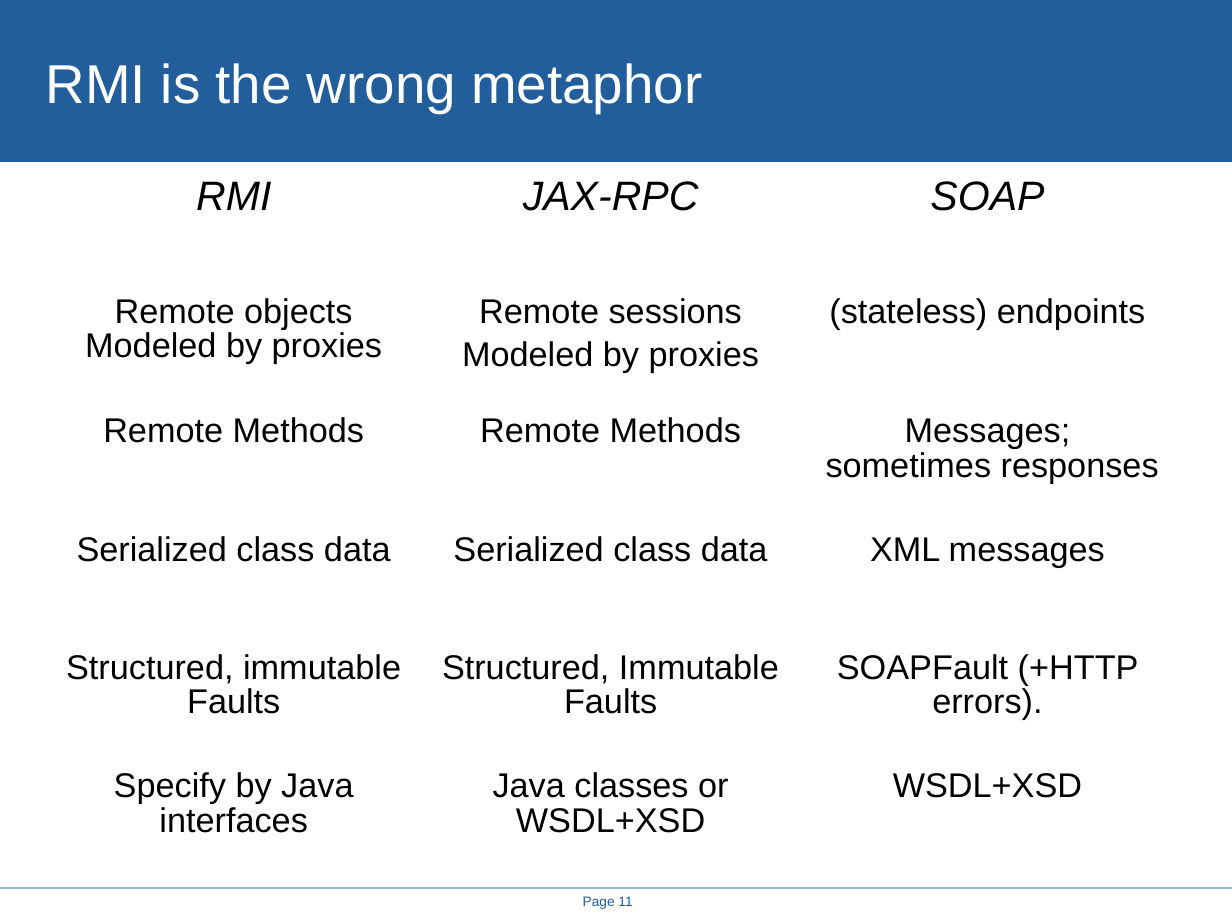
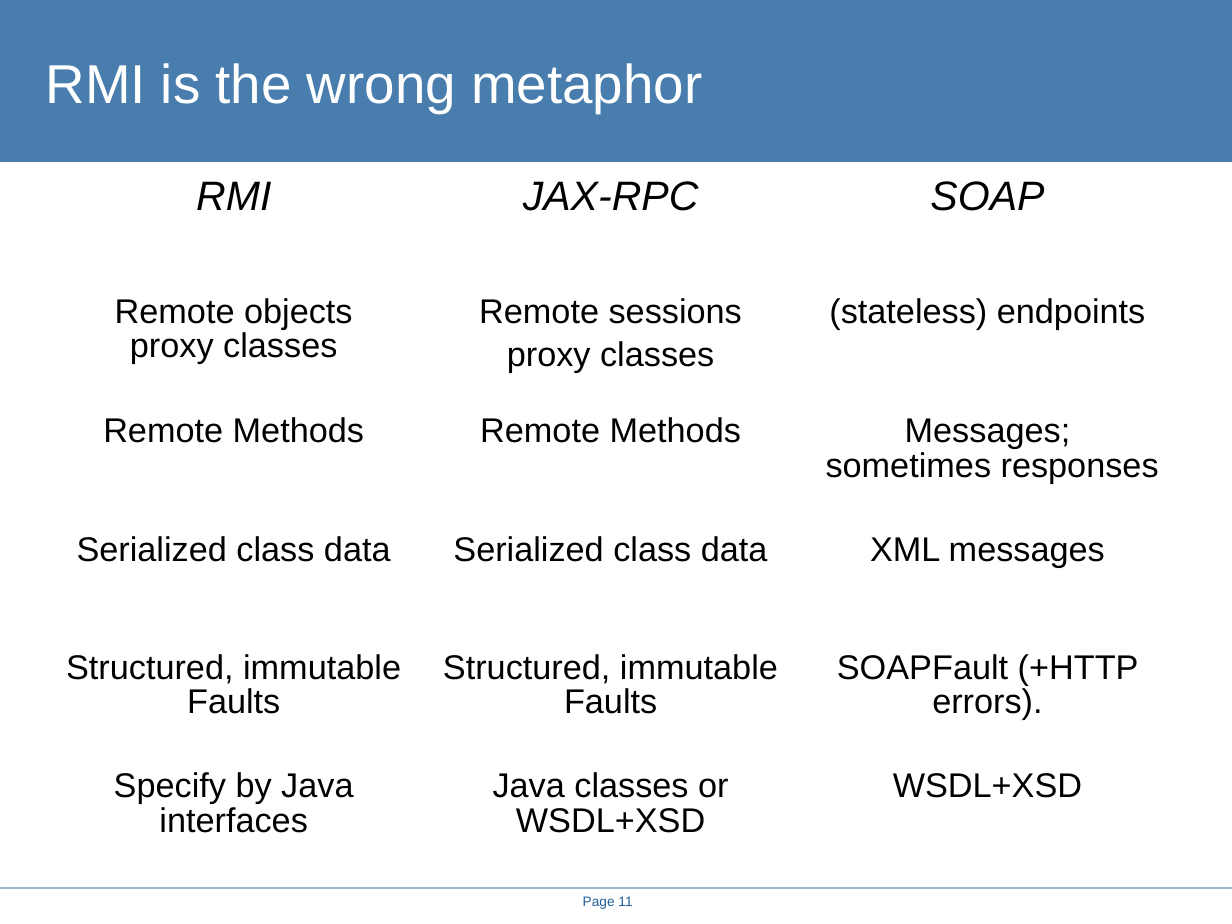
Before and after one commit to steveloughran/smartfrog, a slide deck: slide 11 of projects/alpine/doc/icws2005/rethinking_the_java_SOAP_stack.ppt. Drawn at 1232x924 pixels with LibreOffice and Linux fonts; fonts in the diff are those of the drawing; background and template pictures are left out. Boxes give left, top, right and bottom in pixels: in the first picture for what was removed or moved away, otherwise in the second. Text is boxed around its words. In the diff, an @@ line names an element or a change of style, - is before the commit and + after.

```diff
--- a/projects/alpine/doc/icws2005/rethinking_the_java_SOAP_stack.ppt
+++ b/projects/alpine/doc/icws2005/rethinking_the_java_SOAP_stack.ppt
@@ rectangle at (0,0,1232,161): fill #215E9B to #487DAD @@
@@ table at (46,171,1177,882) @@
-row 2, column 1: Remote objects Modeled by proxies
+row 2, column 1: Remote objects proxy classes
-row 2, column 2: Remote sessions / Modeled by proxies
+row 2, column 2: Remote sessions / proxy classes
-row 5, column 2: Structured, Immutable Faults
+row 5, column 2: Structured, immutable Faults
```
Also in this commit, not shown: 19 other slides changed, 17 other files.
